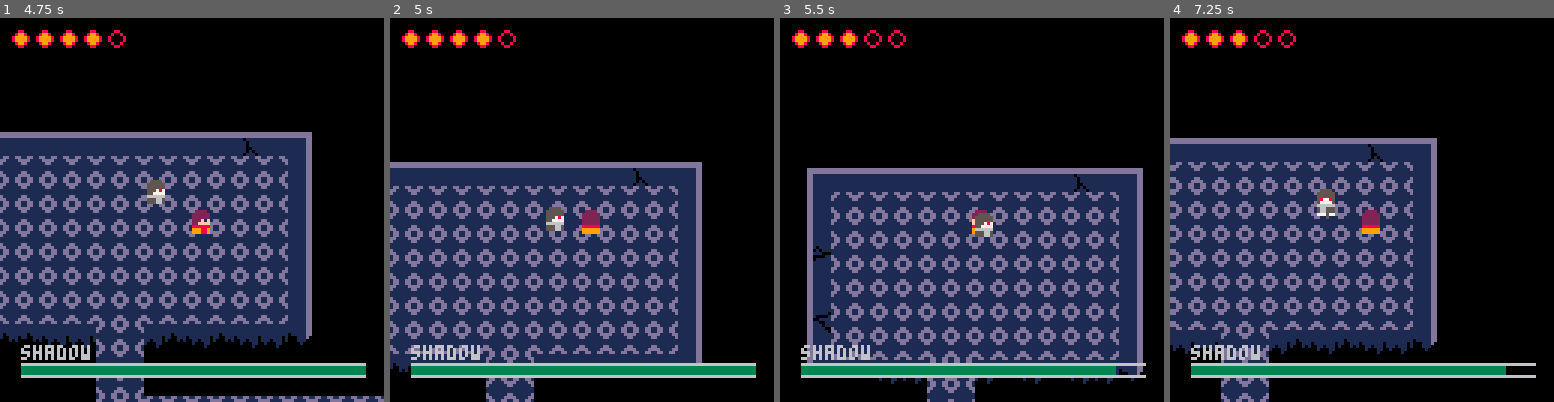
Above: before the commit, frames 1-4 (left to right).
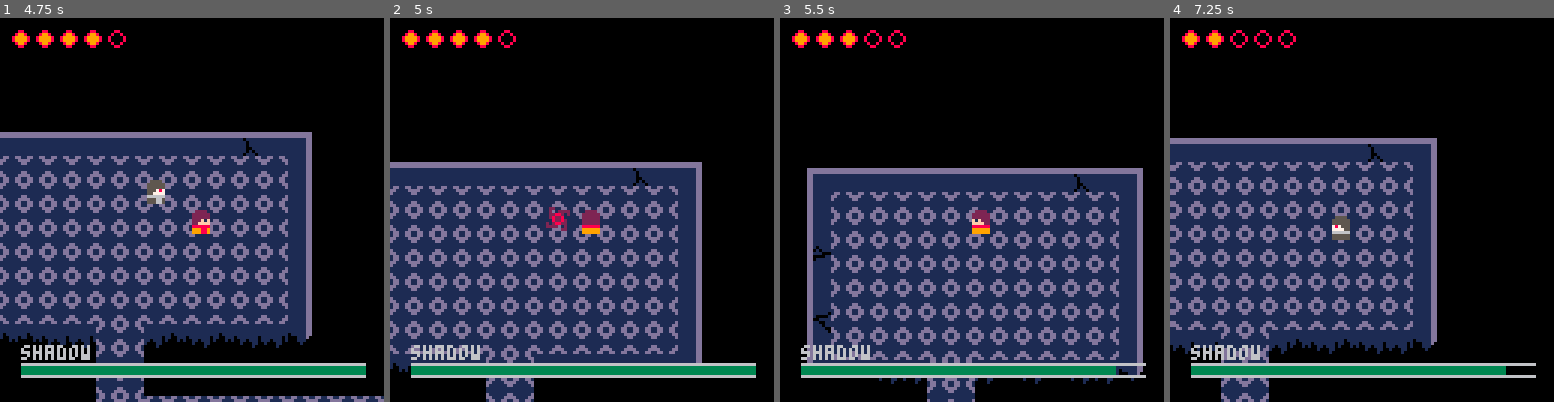
Above: after the commit, the same moments.

Repository: bombadil444/pico-realms
Game: PICO-8 cartridge realms.p8
Two runs of this game, one before a commit and one after it. Both use one fixed random seed, a clock stepped at 60 frames per second and the inputs below.
Inputs:
- Up to frame 1 (4.75 s): tap X (X key) at 0.33, 1.07, 1.85, 2.97, 4.08 s; tap O (Z key) at 0.7, 1.7, 2.1, 2.5, 2.9, 3.3, 3.7, 4.1, 4.5 s; hold Right 1.6-2.1 s; hold Up 2.15-2.42 s; hold Right 2.47-3.03 s; hold Left 3.08-3.58 s; hold Down 3.63-3.97 s; hold Right 4.02-4.68 s; hold Up from 4.73 s (still down)
- Up to frame 2 (5 s): keep holding Up; tap O (Z key) at 4.9 s
- Up to frame 3 (5.5 s): release Up at 5.03 s; hold Left from 5.08 s (still down); tap X (X key) at 5.2 s; tap O (Z key) at 5.3 s
- Up to frame 4 (7.25 s): release Left at 5.68 s; tap O (Z key) every 0.4 s from 5.7 to 6.9 s; hold Down 5.73-6.03 s; hold Right 6.08-6.58 s; tap X (X key) at 6.32 s; hold Right 6.63-7.13 s; hold Up from 7.18 s (still down)

Frame 1 is identical in both runs. In frame 2, 0.3% of the frame differs, in the area x 40-47%, y 49-56%; in frame 3, 0.3%; in frame 4, 1.0%, in the area x 16-55%, y 3-58%.

Commit message:
added teleport attack

Diff:
--- a/realms.p8
+++ b/realms.p8
@@ -92,7 +92,7 @@
                                                     {dur=0, xmod=3, ymod=0}),
                                             new_frame(new_composite_sprite(2,1,{100,34}),
                                                     {dur=0, xmod=3, ymod=0}),
-                                            new_frame(67, {dur=1, xmod=0, ymod=0})},
+                                            new_frame(67, {dur=1})},
                                             {is_attack = true})
 
     anims['shadow_attack_left'] = new_anim({new_frame(67, {dur=0.5, xmod=0.3, ymod=0}),
@@ -102,8 +102,22 @@
                                                     {dur=0, xmod=-3, ymod=0}),
                                             new_frame(new_composite_sprite(2,1,{34,100},2,1,true),
                                                     {dur=0, xmod=-3, ymod=0}),
-                                            new_frame(67, {dur=1, xmod=0, ymod=0})},
+                                            new_frame(67, {dur=1})},
                                             {is_attack = true, flip_x=true})
+
+    anims['shadow_teleport'] = new_anim({new_frame(71, {dur=0.1}),
+                                         new_frame(72, {dur=0.1}),
+                                         new_frame(73, {dur=0.1}),
+                                         new_frame(0, {dur=1, xpos=20, ypos=0}),
+                                         new_frame(74, {dur=0.1}),
+                                         new_frame(75, {dur=0.1}),
+                                         new_frame(74, {dur=0.1}),
+                                         new_frame(75, {dur=0.1}),
+                                         new_frame(new_composite_sprite(2,1,{99,98},2,1,true)),
+                                         new_frame(new_composite_sprite(2,1,{33,100},2,1,true)),
+                                         new_frame(new_composite_sprite(2,1,{34,100},2,1,true)),
+                                         new_frame(70, {dur=1})},
+                                         {is_attack = true})
 
     init_objects()
 
@@ -111,6 +125,7 @@
     anims['shadow_attack_up'].set_obj(enemy)
     anims['shadow_attack_right'].set_obj(enemy)
     anims['shadow_attack_left'].set_obj(enemy)
+    anims['shadow_teleport'].set_obj(enemy)
 end
 
 function _update()
@@ -404,7 +419,7 @@
             elseif round(shad.y, 0) == round(p.y, 0) and shad.x > p.x and shad.x < p.x + 50 then
                 shad:set_anim(anims['shadow_attack_left'])
             elseif round(shad.y, 0) == round(p.y, 0) and shad.x > p.x - 50 and shad.x < p.x then
-                shad:set_anim(anims['shadow_attack_right'])
+                shad:set_anim(anims['shadow_teleport'])
             end
         end
     end
@@ -532,7 +547,9 @@
         spr = sprite,
         dur = args.dur,
         xmod = args.xmod,
-        ymod = args.ymod
+        ymod = args.ymod,
+        xpos = args.xpos,
+        ypos = args.ypos
     }
 
     return f
@@ -603,9 +620,12 @@
             a.running_duration += a.get_cur_frame().dur
         end
 
-        if a.object then
+        if a.object and curr_frame.xmod and curr_frame.ymod then
             a.object.x += curr_frame.xmod
             a.object.y += curr_frame.ymod
+        elseif a.object and curr_frame.xpos and curr_frame.ypos then
+            a.object.x = player.x + curr_frame.xpos
+            a.object.y = player.y + curr_frame.ypos
         end
     end
 
@@ -719,14 +739,14 @@
 00066000000660000006600000006600777777775555552206066060000000005555555555555555555555555553555322555555225555555555552200050055
 00066000000660000006660000066600777777775555552206000060000000005555555555555555555555555553555322555555225555555555552200055555
 00666000006660000066666000666660777777775555552200600600000000005555555555555555555555555553555322555555225555555555552200055555
-00000000000090000555500005555000055550005555555505555000000000000000000000000000000000000000000000000000000000000000000000000000
-00000000000090005555550055555500555555005555555555555500000000000000000000000000000000000000000000000000000000000000000000000000
-00000000000090005555550055555500555555005556655555555500000000000000000000000000000000000000000000000000000000000000000000000000
-00000000000090005877850055578700555555005565665578755500000000000000000000000000000000000000000000000000000000000000000000000000
-00000000000090005777750055777700555555005566565577775500000000000000000000000000000000000000000000000000000000000000000000000000
-00000000000090006666660066666600666666005556655566666600000000000000000000000000000000000000000000000000000000000000000000000000
-09000900090090005665550055566500555555005555555555555500000000000000000000000000000000000000000000000000000000000000000000000000
-09909990990090005665550055566500555555005555555555555500000000000000000000000000000000000000000000000000000000000000000000000000
+00000000000090000555500005555000055550005555555505555000022000000000000000000000000000000000000000000000000000000000000000000000
+00000000000090005555550055555500555555005555555555555500020022220000020000000000000000000000000000000000000000000000000000000000
+000000000000900055555500555555005555550055566555555555000228820202288200002082000000a000000a0a0000000000000000000000000000000000
+00000000000090005877850055578700555555005565665578755500028228000082280000822000000aaa000000a00000000000000000000000000000000000
+000000000000900057777500557777005555550055665655777755000082282000822800000228000000a000000a0a0000000000000000000000000000000000
+00000000000090006666660066666600666666005556655566666600202882200028822000280200000000000000000000000000000000000000000000000000
+09000900090090005665550055566500555555005555555555555500222200200020000000000000000000000000000000000000000000000000000000000000
+09909990990090005665550055566500555555005555555555555500000002200000000000000000000000000000000000000000000000000000000000000000
 09999999990090007775770000007700000007000000070000000000000000000000000000000000000000000000000000000000000000000000000000000000
 07727272770090000005000000055500000055500000555000000000000000000000000000000000000000000000000000000000000000000000000000000000
 00727272700090000000000007770000000070000000070000000000000000000000000000000000000000000000000000000000000000000000000000000000
